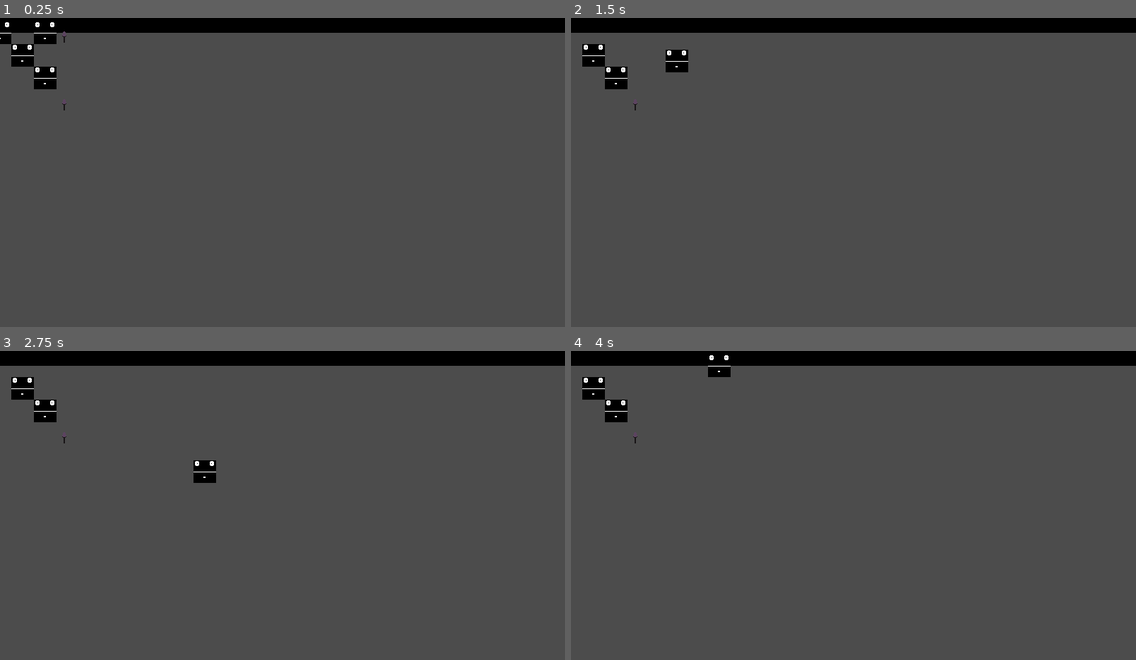
Above: before the commit, frames 1-4 (two rows, left to right).
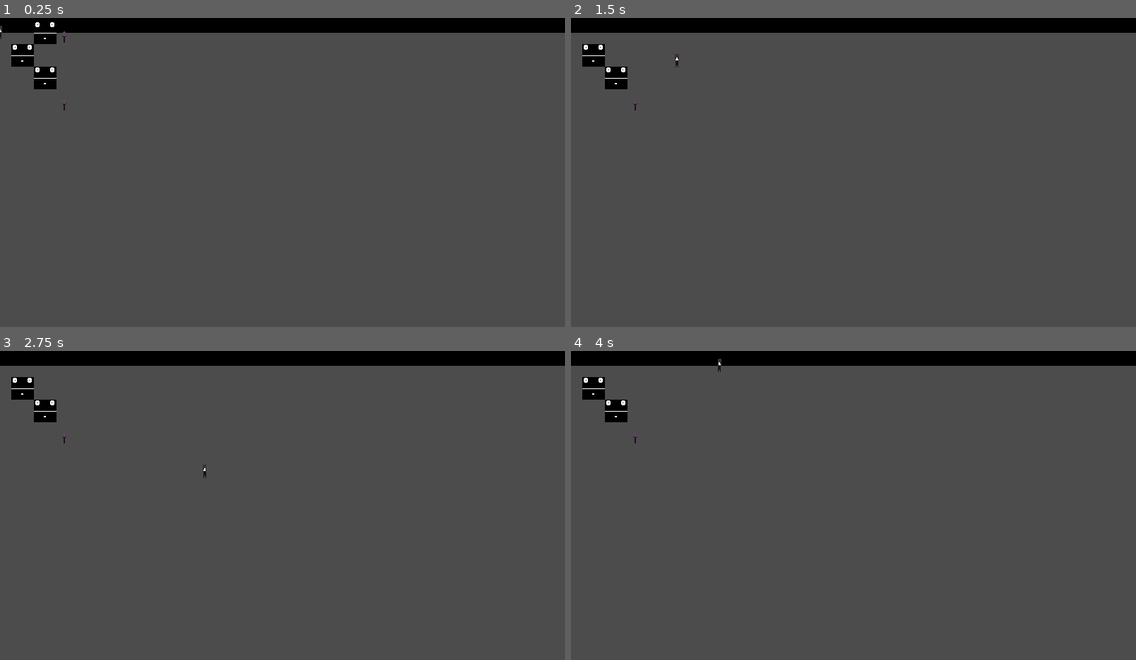
Above: after the commit, the same moments.

Repository: Academia-Team/Academia-Fall-of-the-Citadel
Game: Godot game, scene res://scene/gamescr.tscn
Same seed, same stepped clock (60 frames per second), same inputs: the game is played once before the commit and once after it.
Inputs:
- Up to frame 1 (0.25 s): no input
- Up to frame 2 (1.5 s): tap Enter at 0.5 s; hold Right (move_right) 0.53-1.28 s; tap Space (action) at 0.6, 1.35 s; hold Down (move_down) from 1.28 s (still down)
- Up to frame 3 (2.75 s): release Down (move_down) at 2.03 s; hold Right (move_right) from 2.03 s (still down); tap Space (action) at 2.1 s
- Up to frame 4 (4 s): release Right (move_right) at 2.78 s; hold Up (move_up) 2.78-3.53 s; tap Space (action) at 2.85, 3.6 s; hold Left (move_left) from 3.53 s (still down)

The runs differ from the first frame. In frame 1, less than 0.1% of the frame differs, in the area x 0-2%, y 1-9%; in frame 2, 0.3%, in the area x 16-21%, y 10-18%; in frame 3, 0.3%; in frame 4, 0.2%.

Commit message:
Add new player sprites
They change depending on the orientation.

Diff:
--- a/scene/player.gd
+++ b/scene/player.gd
@@ -1,9 +1,12 @@
 extends Area2D
 class_name player
 
+var curOrient
 var direction
 var held_weapon
 var lives
+
+enum ORIENTATION {NORTH, SOUTH, EAST, WEST}
 
 signal pick_up_weapon(weapon_name)
 signal used_weapon(weapon_name)
@@ -16,16 +19,32 @@
 func has_weapon():
 	return (held_weapon != null)
 
+func set_orient(orient):
+	match orient:
+		ORIENTATION.NORTH:
+			$Sprite.set_texture(load("res://asset/Player_NORTH.png"))
+		ORIENTATION.SOUTH:
+			$Sprite.set_texture(load("res://asset/Player_SOUTH.png"))
+		_:
+			$Sprite.set_texture(load("res://asset/Player_SIDE.png"))
+
+	$Sprite.flip_h = (orient == ORIENTATION.WEST)
+	curOrient = orient
+
 func handle_action(delta):
 	direction = Vector2.ZERO
 	if Input.is_action_pressed("move_right"):
 		direction.x = 32
+		set_orient(ORIENTATION.EAST)
 	if Input.is_action_pressed("move_left"):
 		direction.x = -32
+		set_orient(ORIENTATION.WEST)
 	if Input.is_action_pressed("move_up"):
 		direction.y = -32
+		set_orient(ORIENTATION.NORTH)
 	if Input.is_action_pressed("move_down"):
 		direction.y = 32
+		set_orient(ORIENTATION.SOUTH)
 	if Input.is_action_just_pressed("action"):
 		if has_weapon():
 			emit_signal("used_weapon", held_weapon)
@@ -45,6 +64,7 @@
 func _ready():
 	held_weapon = null
 	lives = 3
+	curOrient = ORIENTATION.SOUTH
 
 
 func _on_player_area_entered(area):
--- a/scene/player.tscn
+++ b/scene/player.tscn
@@ -1,6 +1,6 @@
 [gd_scene load_steps=4 format=2]
 
-[ext_resource path="res://asset/Block Guy 32-px.bmp" type="Texture" id=1]
+[ext_resource path="res://asset/Player_SOUTH.png" type="Texture" id=1]
 [ext_resource path="res://scene/player.gd" type="Script" id=2]
 
 [sub_resource type="RectangleShape2D" id=1]
Binary file added: asset/Player_NORTH.png
Not shown, added: asset/Player_NORTH.png.import
Binary file added: asset/Player_SIDE.png
Not shown, added: asset/Player_SIDE.png.import
Binary file added: asset/Player_SOUTH.png
Not shown, added: asset/Player_SOUTH.png.import
